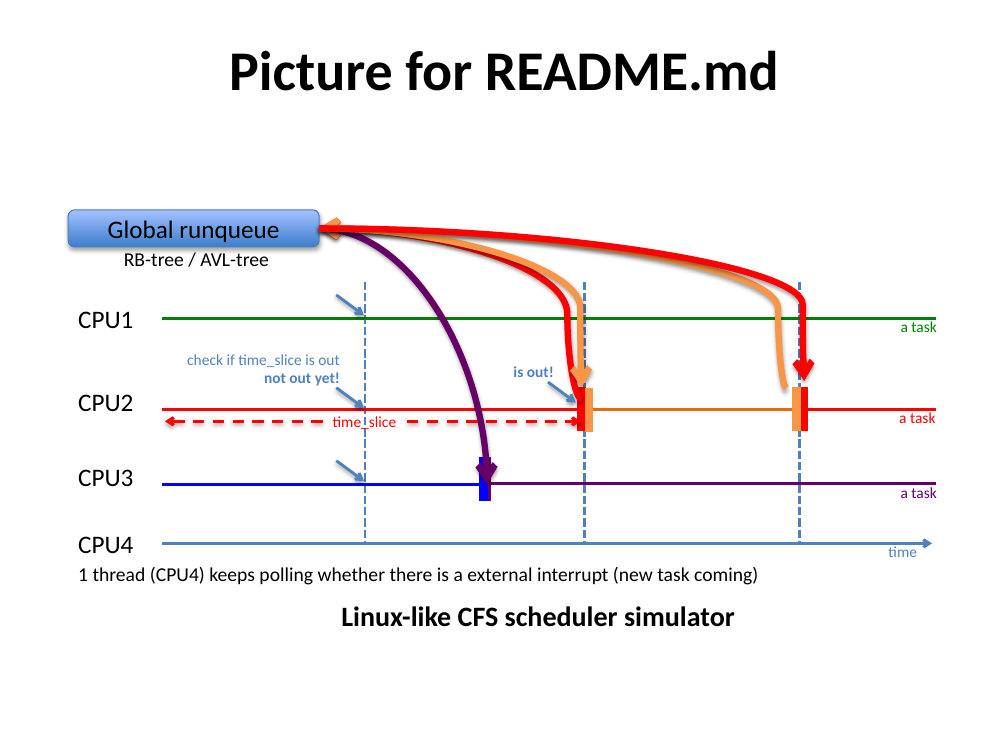
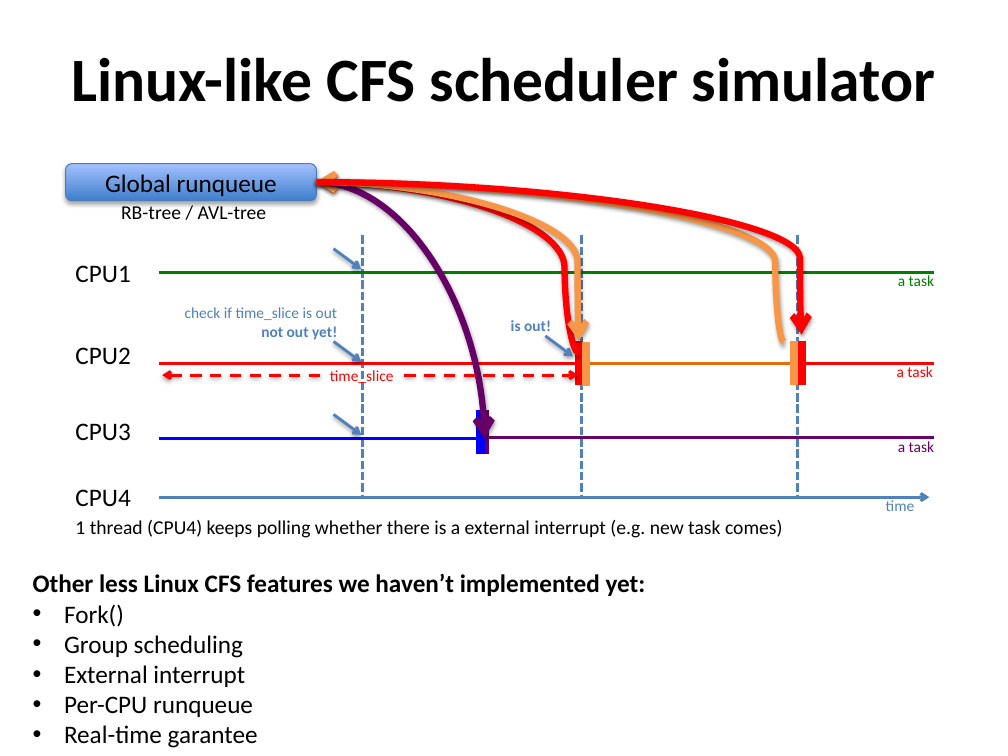
Before and after one commit to caomincan/CFSLockFreeRBTree, a slide deck: slide 5 of MPP_final_ppt_Jack_ppt.pptx (slide 7 before the commit). Drawn at 1008x756 pixels with LibreOffice and Linux fonts; fonts in the diff are those of the drawing. Boxes give left, top, right and bottom in pixels: in the first picture for what was removed or moved away, otherwise in the second. Text is boxed around its words. In the diff, an @@ line names an element or a change of style, - is before the commit and + after.

```diff
--- a/MPP_final_ppt_Jack_ppt.pptx
+++ b/MPP_final_ppt_Jack_ppt.pptx
@@ text "Linux-like CFS scheduler simulator": place and size @@
-text "Linux-like CFS scheduler simulator" at bbox=[341, 606, 735, 627]
+text "Linux-like CFS scheduler simulator" at bbox=[71, 57, 935, 102]
@@ text "Linux-like CFS scheduler simulator" at bbox=[71, 57, 935, 102]: size 20 to 44 pt @@
@@ text removed at bbox=[229, 50, 779, 91] @@
-Picture for README.md
@@ arrow moved from (337, 461) - (364, 481) to (334, 249) - (361, 269) @@
@@ text "a task": place and size @@
-text "a task" at bbox=[901, 487, 936, 498]
+text "a task" at bbox=[898, 273, 934, 286]
@@ text "a task" at bbox=[898, 273, 934, 286]: text colour #660066 to #008000 @@
@@ arrow moved from (337, 295) - (364, 316) to (334, 342) - (361, 362) @@
@@ 12 lines, 8 texts, 5 curved arrows, 4 arrows, 1 rounded rectangle: place and size @@
-12 lines, 8 texts, 5 curved arrows, 4 arrows, 1 rounded rectangle at bbox=[69, 210, 936, 557]
+12 lines, 8 texts, 5 curved arrows, 4 arrows, 1 rounded rectangle at bbox=[66, 163, 933, 511]
@@ 3 lines, 1 text: place and size @@
-3 lines, 1 text at bbox=[187, 354, 936, 501]
+3 lines, 1 text at bbox=[185, 307, 933, 455]
@@ text "a task": place and size @@
-text "a task" at bbox=[901, 319, 936, 332]
+text "a task" at bbox=[897, 364, 932, 377]
@@ text "a task" at bbox=[897, 364, 932, 377]: text colour #008000 to #FF0000 @@
@@ arrow moved from (337, 388) - (364, 408) to (334, 414) - (361, 434) @@
@@ text "a task": place and size @@
-text "a task" at bbox=[899, 410, 935, 423]
+text "a task" at bbox=[898, 441, 934, 452]
@@ text "a task" at bbox=[898, 441, 934, 452]: text colour #FF0000 to #660066 @@
@@ text at bbox=[75, 520, 783, 538]: text changed @@
-1 thread (CPU4) keeps polling whether there is a external interrupt (new task coming)
+1 thread (CPU4) keeps polling whether there is a external interrupt (e.g. new task comes)
@@ text added at bbox=[33, 573, 646, 748], 18 pt, text #000000 @@
+Other less Linux CFS features we haven’t implemented yet:
+• Fork()
+• Group scheduling
+• External interrupt
+• Per-CPU runqueue
+• Real-time garantee
```
Also in this commit, not shown: 2 other slides changed, 5 slides added, 1 slide removed.
